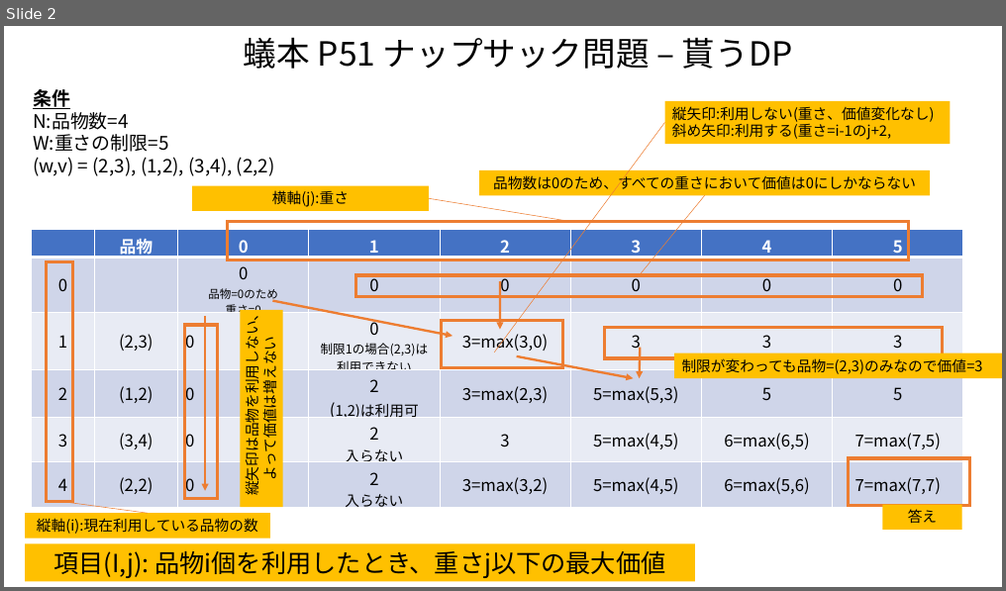
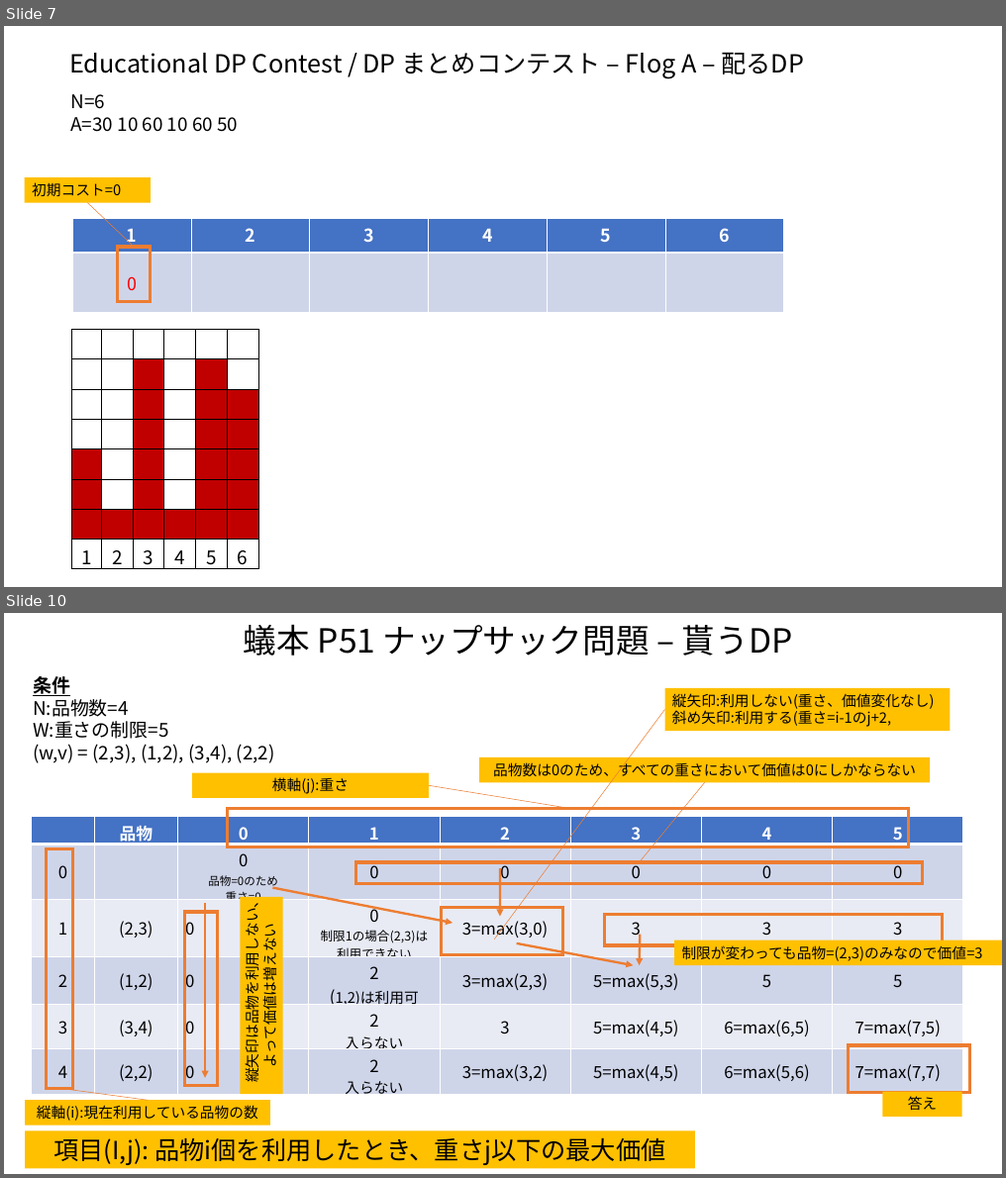
Before and after one commit to nord2sudjp/atcoder, a slide deck: 動的計画法/DP.pptx. Shown one above the other, each under a label of ours: slide 2 before the commit, slides 7 and 10 after it; the slides between them are not shown. The pictures are 1006x591 and 1006x1178 pixels, drawn with LibreOffice and Linux fonts; fonts in the diff are those of the drawing. Boxes give left, top, right and bottom in pixels: in the first picture for what was removed or moved away, otherwise in the second. Text is boxed around its words. In the diff, an @@ line names an element or a change of style, - is before the commit and + after.

```diff
--- a/動的計画法/DP.pptx
+++ b/動的計画法/DP.pptx
@@ slide 7 added at (x1=4, y1=26, x2=1002, y2=587), background #FFFFFF @@
@@ text added at (x1=69, y1=52, x2=804, y2=79), 24 pt, text #000000 @@
+Educational DP Contest / DP まとめコンテスト – Flog A – 配るDP
@@ text added at (x1=70, y1=94, x2=238, y2=132), 18 pt, text #000000 @@
+N=6
+A=30 10 60 10 60 50
@@ rectangle added at (x1=24, y1=178, x2=150, y2=203), fill #FFC000, 14 pt, text #000000 @@
+初期コスト=0
@@ line added from (88, 202) to (135, 247), #ED7D31 0.5 pt @@
@@ table added at (x1=73, y1=218, x2=782, y2=312), 2 rows, 6 columns @@
+1 | 2 | 3 | 4 | 5 | 6
+0 |  |  |  |  | 
@@ rectangle added at (x1=118, y1=247, x2=151, y2=301), outline #ED7D31 3 pt @@
@@ table added at (x1=71, y1=330, x2=258, y2=573), 8 rows, 6 columns @@
+ |  |  |  |  | 
+ |  |  |  |  | 
+ |  |  |  |  | 
+ |  |  |  |  | 
+ |  |  |  |  | 
+ |  |  |  |  | 
+ |  |  |  |  | 
+1 | 2 | 3 | 4 | 5 | 6
@@ what was slide 2 is now slide 10 @@
```
Also in this commit, not shown: 2 slides changed, 6 other slides added, 1 slide removed, 1 other file.
